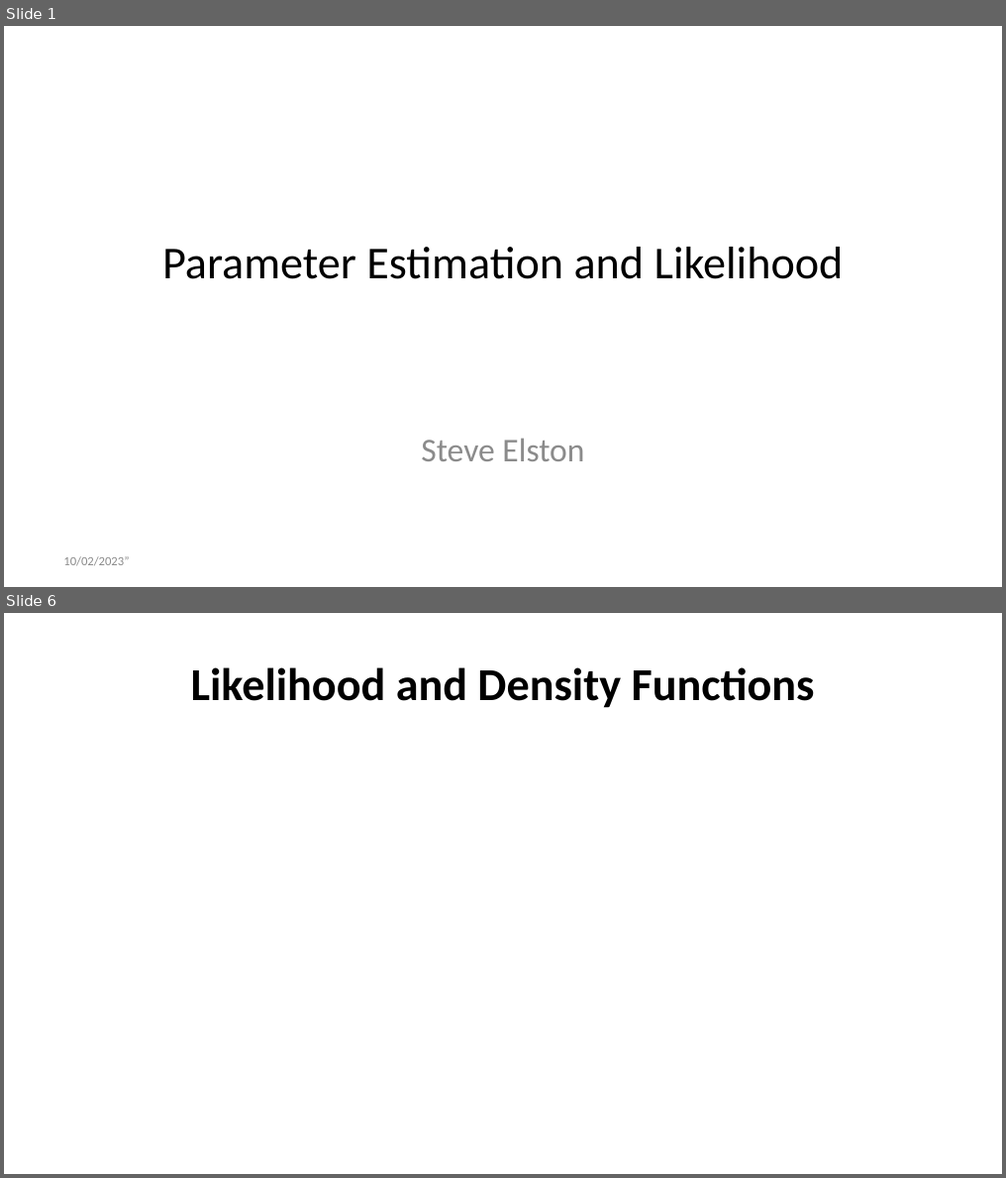
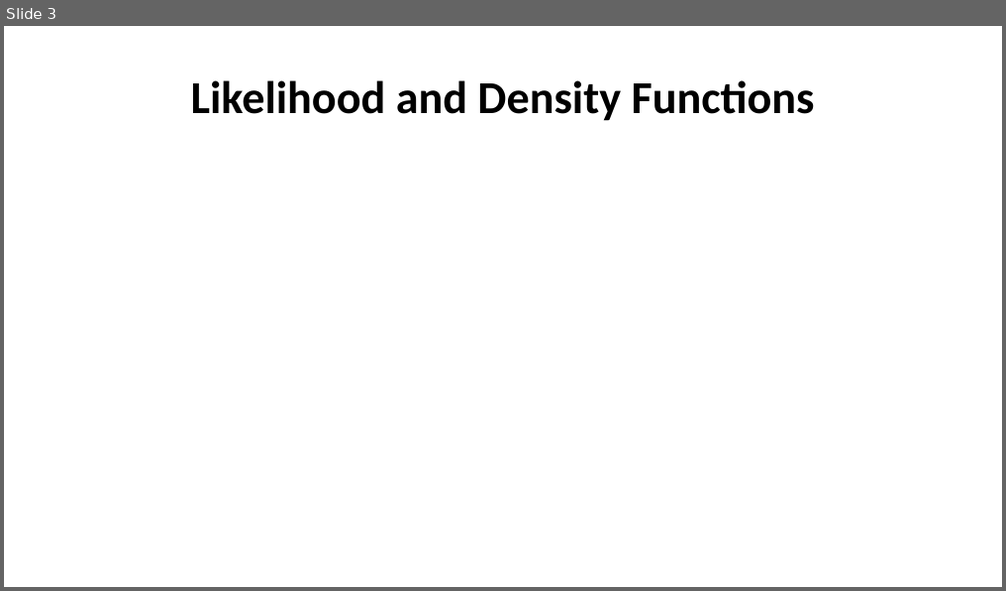
Before and after one commit to StephenElston/CSCI-E-83, a slide deck: LectureSlides/05_ParameterEstimationAndLikelihood.pptx. Shown one above the other, each under a label of ours: slides 1 and 6 before the commit, slide 3 after it; the slides between them are not shown. The pictures are 1006x1178 and 1006x591 pixels, drawn with LibreOffice and Linux fonts; fonts in the diff are those of the drawing; grey boxes stand for pictures. Boxes give left, top, right and bottom in pixels: in the first picture for what was removed or moved away, otherwise in the second. Text is boxed around its words. In the diff, an @@ line names an element or a change of style, - is before the commit and + after.

```diff
--- a/LectureSlides/05_ParameterEstimationAndLikelihood.pptx
+++ b/LectureSlides/05_ParameterEstimationAndLikelihood.pptx
@@ slide 1 removed at (4, 26, 1002, 587), background #FFFFFF @@
@@ title removed at (162, 247, 844, 279) @@
-Parameter Estimation and Likelihood
@@ subtitle removed at (421, 438, 584, 462) @@
-Steve Elston
@@ text removed at (63, 557, 129, 567) @@
-10/02/2023”
@@ what was slide 6 is now slide 3 @@
```
Also in this commit, not shown: 1 slide changed, 2 slides added, 3 other slides removed, 1 other file.
